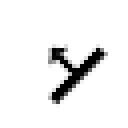
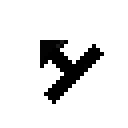
The second 128x128 image is a revision of the first. Changes to its layers:
painted on "Pan east" over [40, 40, 108, 108]
